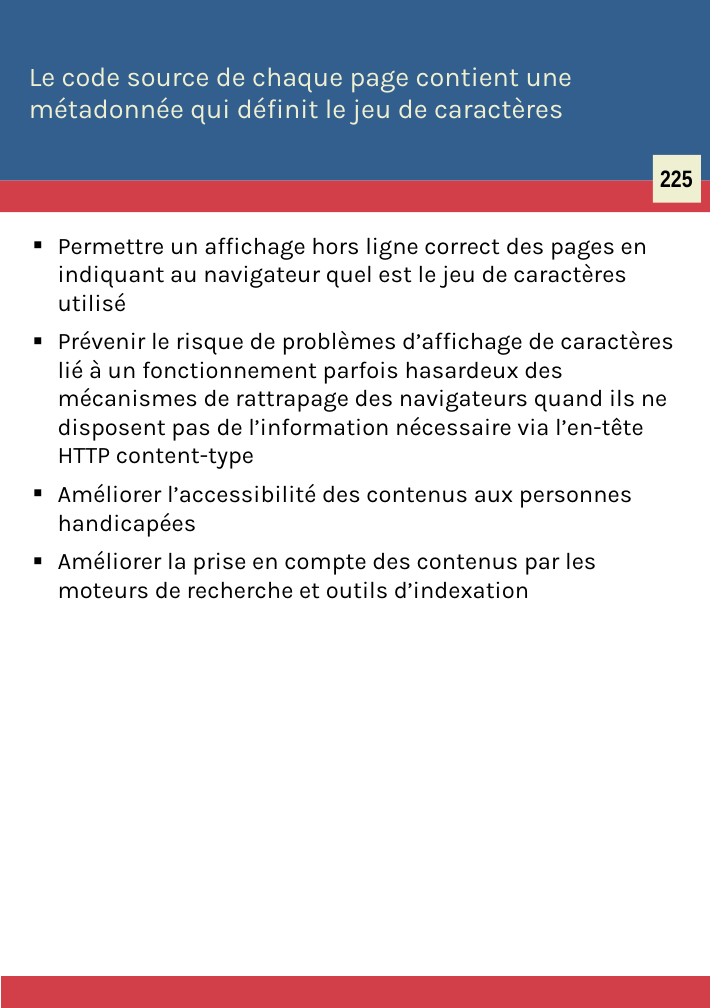
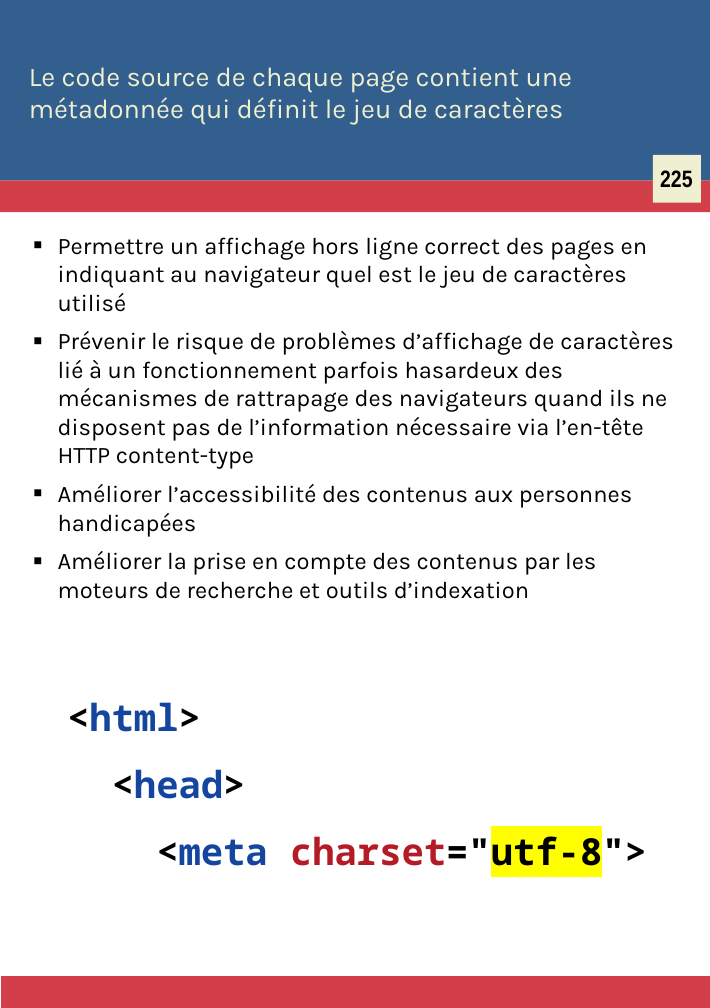
Before and after one commit to Zigazou/bonnes-pratiques-illustrees, a slide deck: slide 241 of bonnes-pratiques.odp. Drawn at 710x1008 pixels with LibreOffice and Linux fonts; fonts in the diff are those of the drawing. Boxes give left, top, right and bottom in pixels: in the first picture for what was removed or moved away, otherwise in the second. Text is boxed around its words. In the diff, an @@ line names an element or a change of style, - is before the commit and + after.

```diff
--- a/bonnes-pratiques.odp
+++ b/bonnes-pratiques.odp
@@ text added at box(67, 702, 647, 876), 22 pt, text #000000, bold @@
+<html>
+<head>
+<meta charset="utf-8">
```
Also in this commit, not shown: 1 other slide changed, 4 other files.
